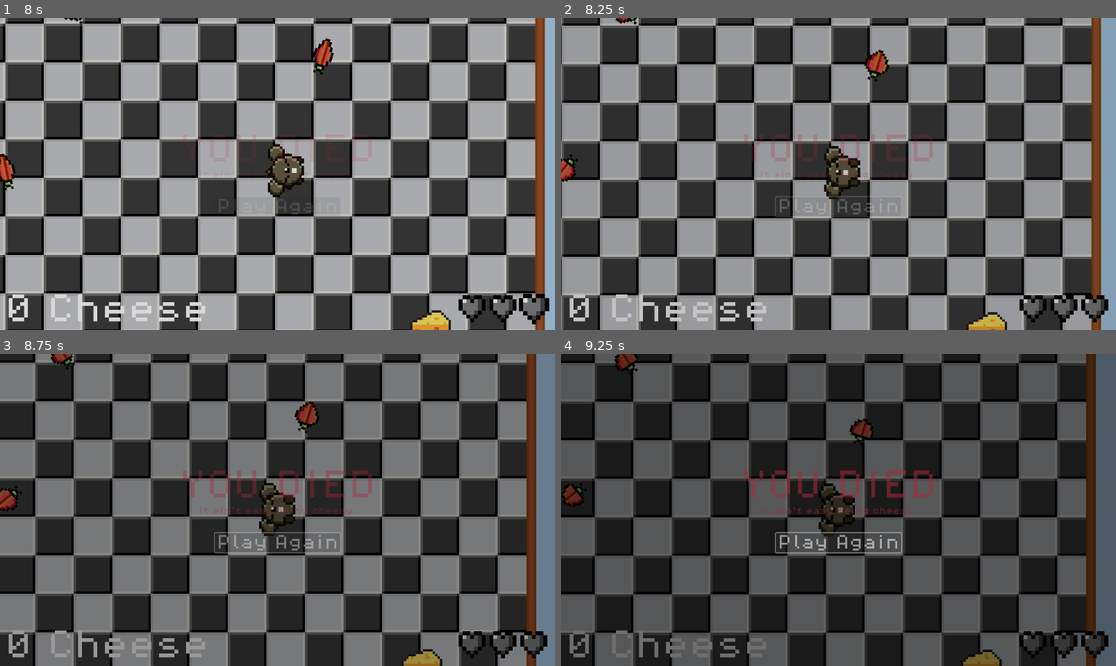
Above: before the commit, frames 1-4 (two rows, left to right).
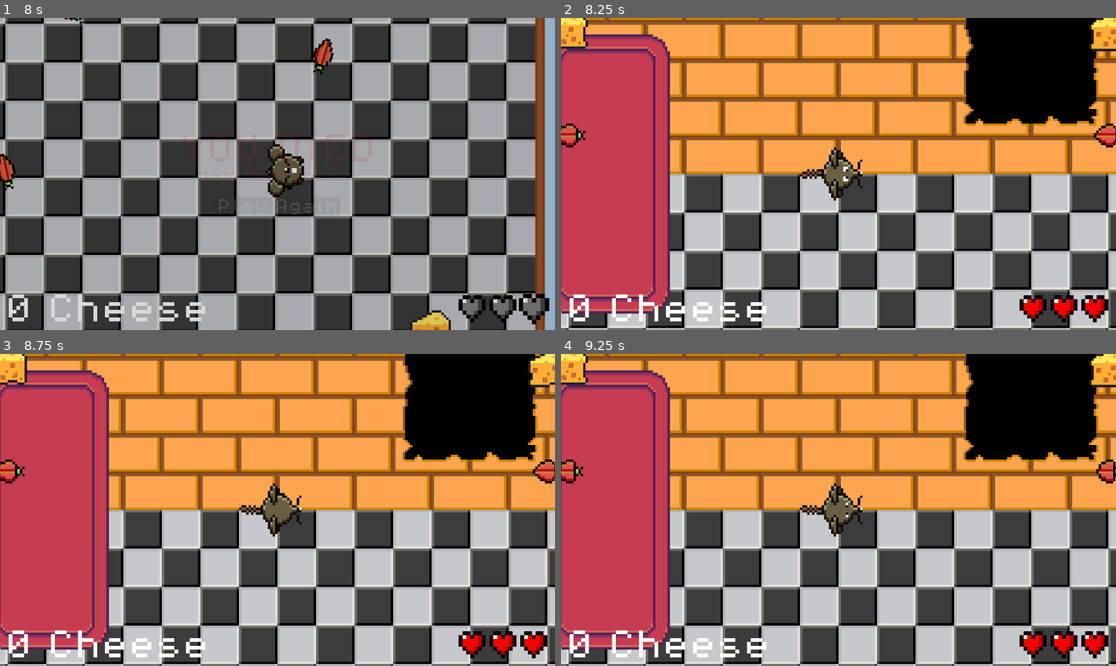
Above: after the commit, the same moments.

Repository: rasmussvala/TDDD23-Cheddar-Chase
Game: Godot game, scene res://scenes/game.tscn
Same seed, same stepped clock (60 frames per second), same inputs: the game is played once before the commit and once after it. This scene is started directly instead of the project's main scene.
Inputs (mouse positions are in pixels of both pictures, inside the frame that each line leads up to):
- Up to frame 1 (8 s): tap Enter at 0.5 s; hold Right (ui_right) 0.53-1.28 s; hold Down (ui_down) 1.28-2.03 s; hold Right (ui_right) 2.03-2.78 s; hold Up (ui_up) 2.78-3.53 s; hold Left (ui_left) 3.53-5.03 s; hold Down (ui_down) 5.03-5.78 s; hold Right (ui_right) 5.78-6.53 s; hold Up (ui_up) 6.53-7.28 s; hold Right (ui_right) from 7.28 s (still down)
- Up to frame 2 (8.25 s): release Right (ui_right) at 8 s; click "Play Again" at 8 s
- Up to frame 3 (8.75 s): no input
- Up to frame 4 (9.25 s): click (838, 541) at 8.75 s, where only the run before the commit has a clickable "Play Again"

Frame 1 is identical in both runs. In frame 2, 89% of the frame differs, in the area x 0-100%, y 0-100%; in frame 3, 89%; in frame 4, 96%.

Commit message:
Working Start Again Button

Diff:
--- a/scripts/death_screen.gd
+++ b/scripts/death_screen.gd
@@ -24,4 +24,6 @@
 	tween.parallel().tween_property(restart_button, "modulate:a", opacity, fade_in_time)
 
 func _on_restart_button_pressed() -> void:
-	pass # Replace with function body.
+	Engine.time_scale = 1.0
+	var game_scene = load("res://scenes/game.tscn")
+	get_tree().change_scene_to_packed(game_scene)
